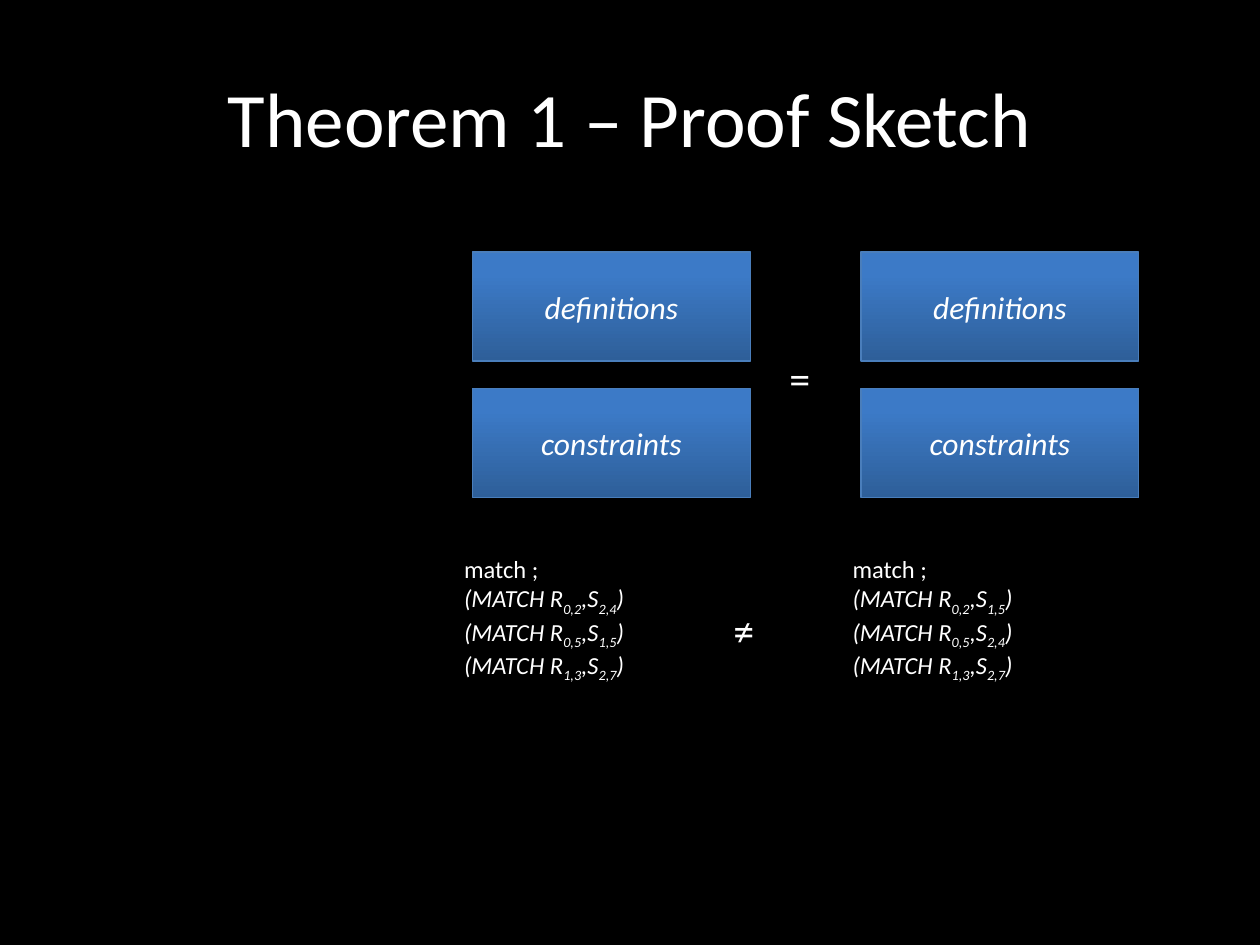
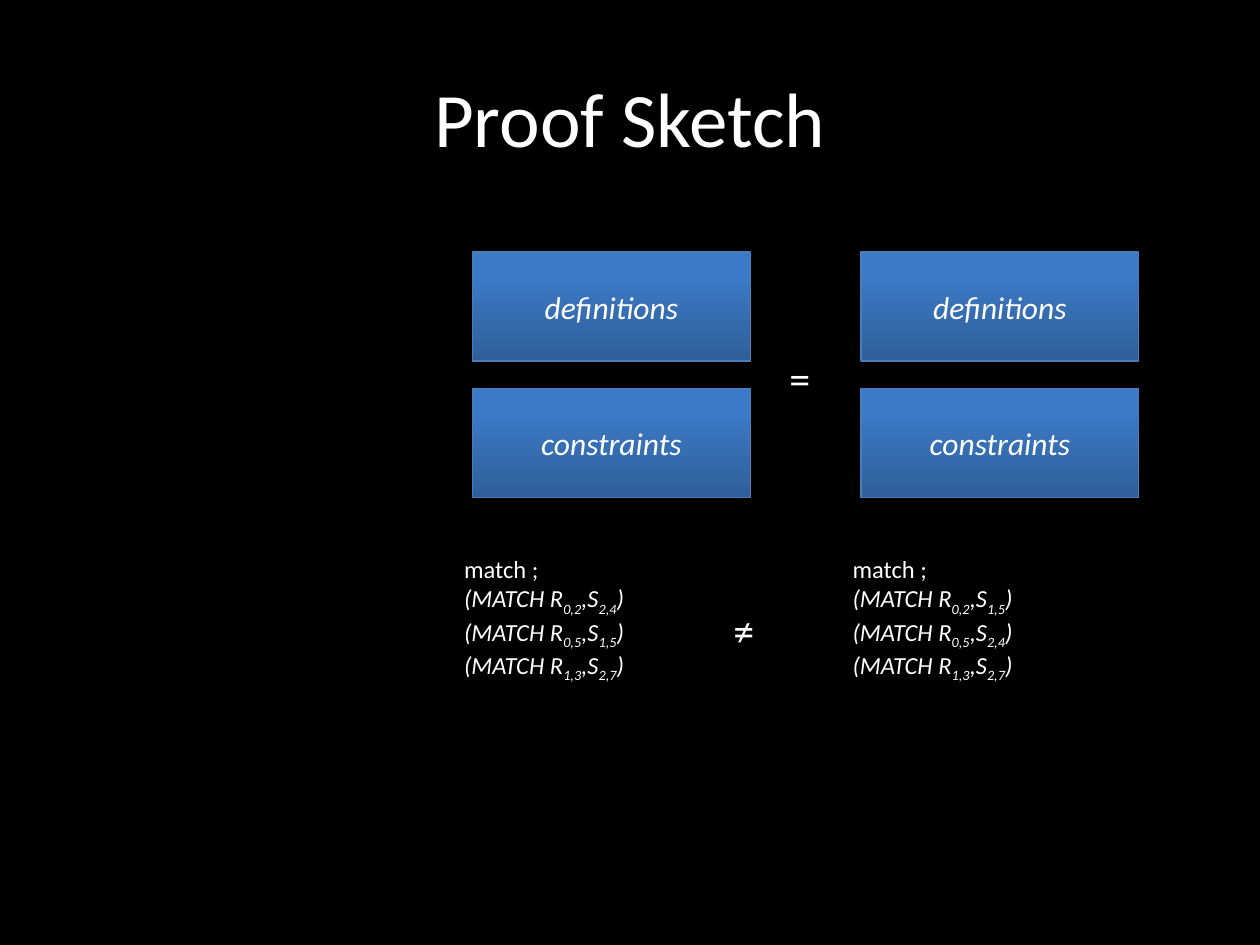
Before and after one commit to ericmercer/MP-trace-language, a slide deck: slide 19 of presentations/Qual_2012_YuHuang.pptx. Drawn at 1260x945 pixels with LibreOffice and Linux fonts; fonts in the diff are those of the drawing. Boxes give left, top, right and bottom in pixels: in the first picture for what was removed or moved away, otherwise in the second. Text is boxed around its words. In the diff, an @@ line names an element or a change of style, - is before the commit and + after.

```diff
--- a/presentations/Qual_2012_YuHuang.pptx
+++ b/presentations/Qual_2012_YuHuang.pptx
@@ title at (434, 93, 826, 148): text changed @@
-Theorem 1 – Proof Sketch
+Proof Sketch
```
Also in this commit, not shown: 9 other slides changed.
